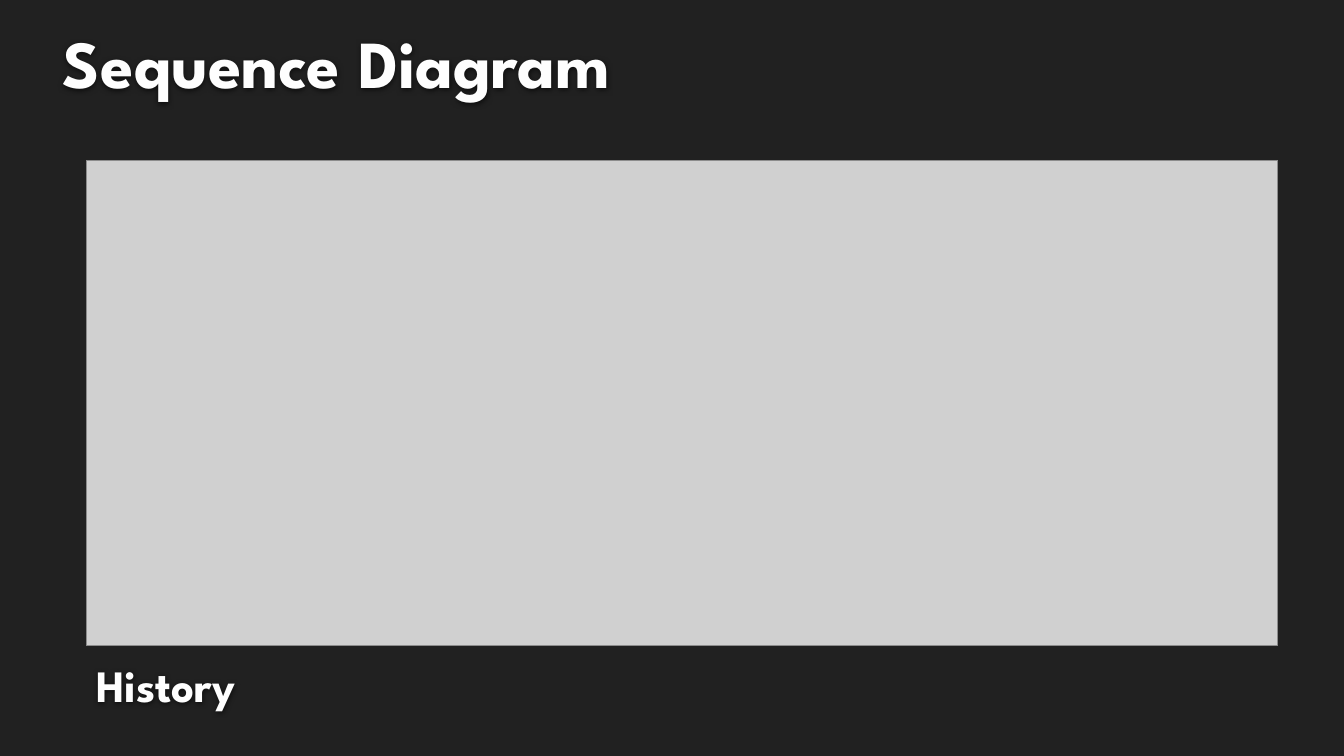
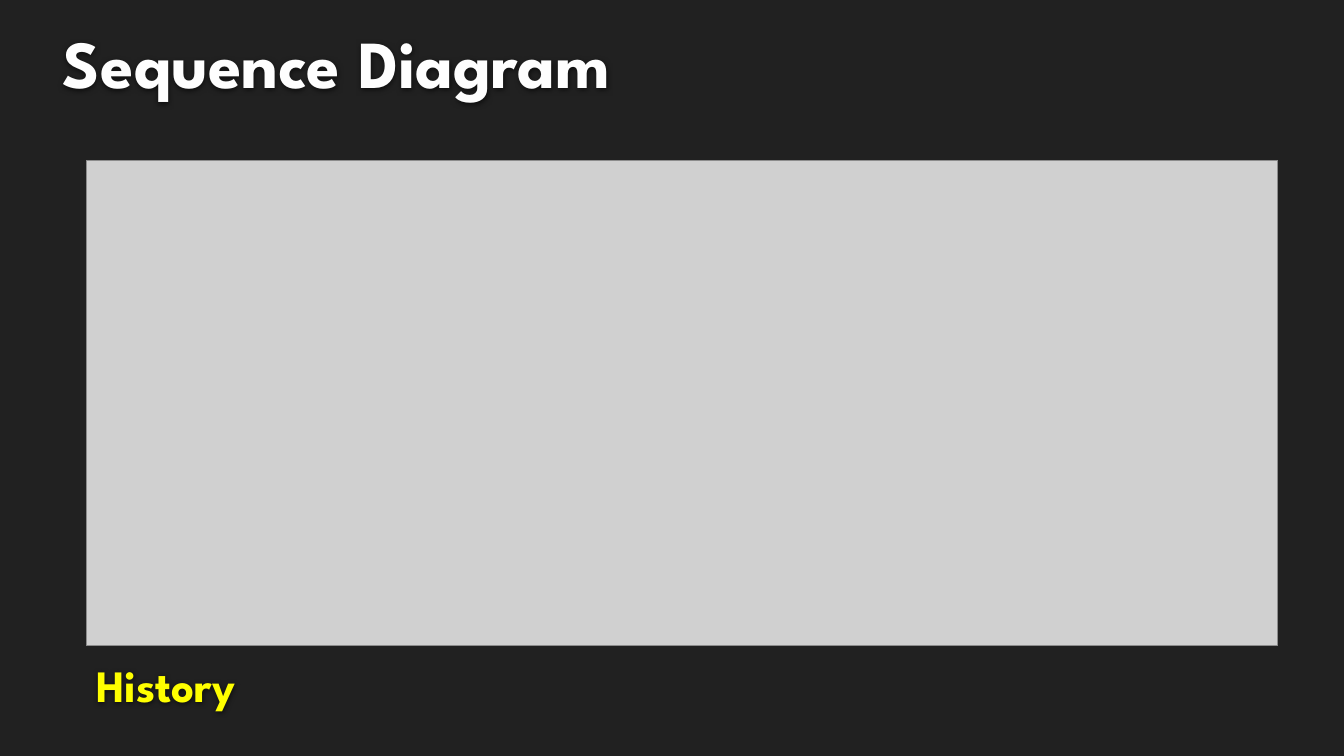
Before and after one commit to seans888/Thomas-n-Friends, a slide deck: slide 13 of Midterm-PPT.pptx. Drawn at 1344x756 pixels with LibreOffice and Linux fonts; fonts in the diff are those of the drawing; grey boxes stand for pictures; background and template pictures are left out. Boxes give left, top, right and bottom in pixels: in the first picture for what was removed or moved away, otherwise in the second. Text is boxed around its words. In the diff, an @@ line names an element or a change of style, - is before the commit and + after.

```diff
--- a/Midterm-PPT.pptx
+++ b/Midterm-PPT.pptx
@@ text "History" at <box>96,672,235,712</box>: text colour #FEFEFE to #FFFF00 @@
```
Also in this commit, not shown: 7 other slides changed, 3 other files.
